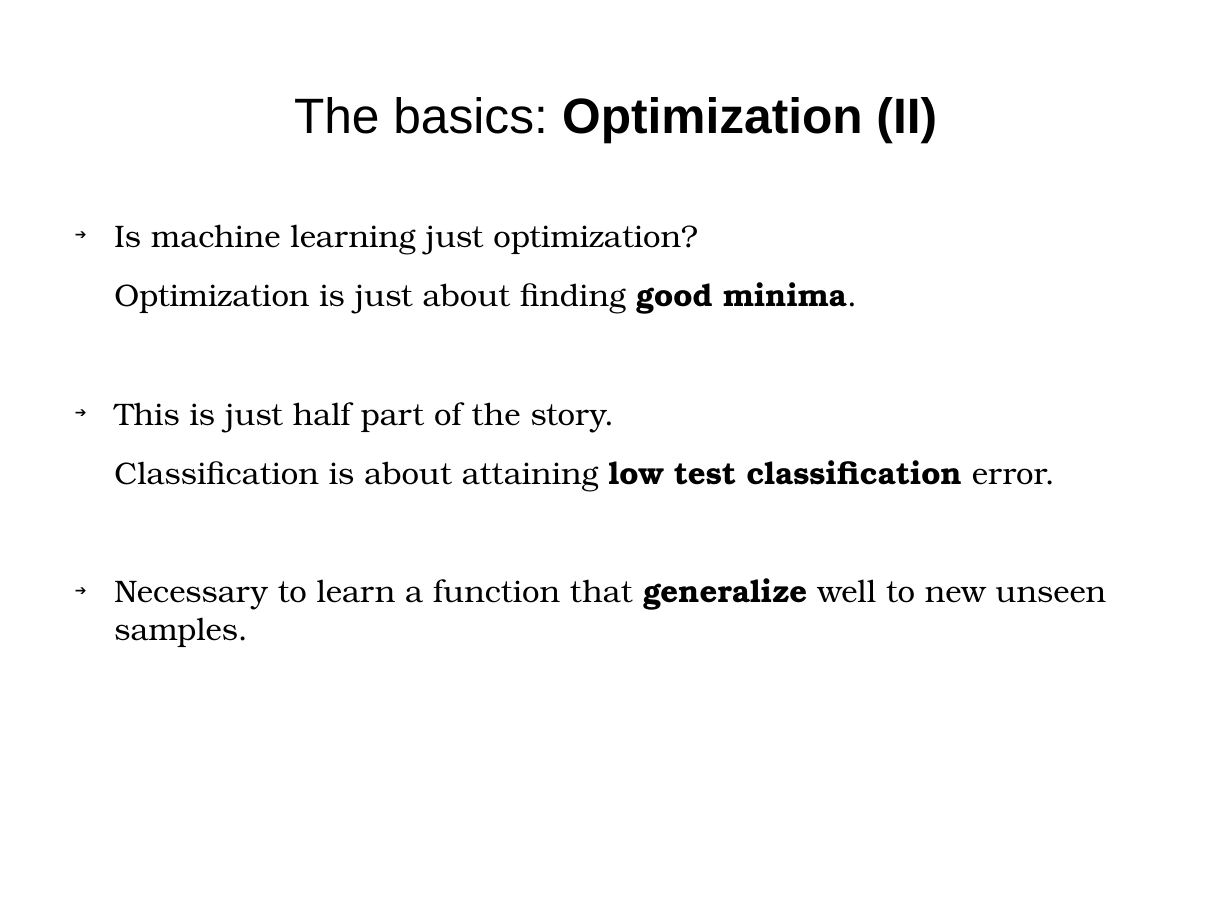
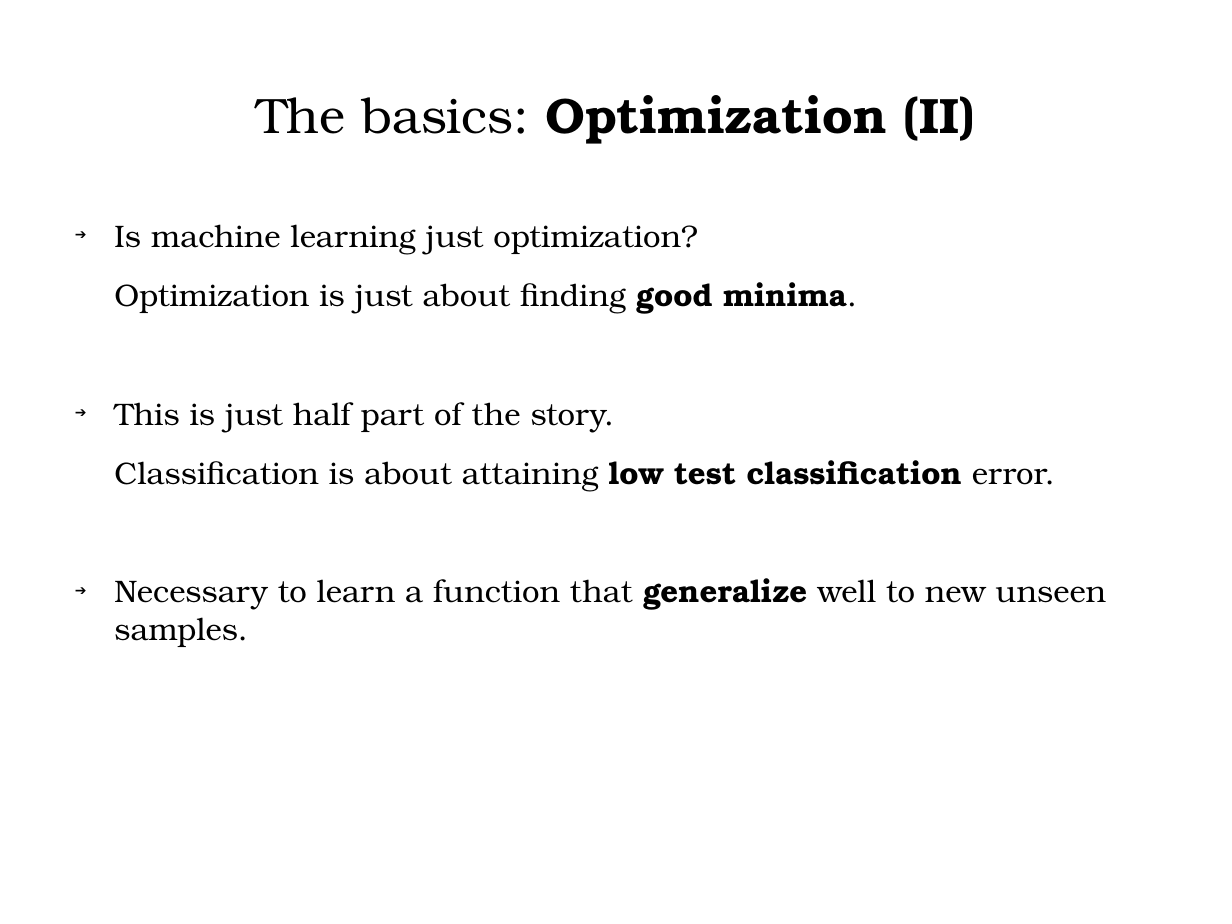
Before and after one commit to alessandroferrari/Deep-learning-An-Historical-perspective-slides, a slide deck: slide 8 of presentazione_deeplearning.odp. Drawn at 1232x924 pixels with LibreOffice and Linux fonts; fonts in the diff are those of the drawing. Boxes give left, top, right and bottom in pixels: in the first picture for what was removed or moved away, otherwise in the second. Text is boxed around its words. In the diff, an @@ line names an element or a change of style, - is before the commit and + after.

```diff
--- a/presentazione_deeplearning.odp
+++ b/presentazione_deeplearning.odp
@@ title "The basics: Optimization (II)" at [256, 95, 976, 144]: font Arial to TeX Gyre Bonum @@
```
Also in this commit, not shown: 5 other slides changed, 1 other file.
